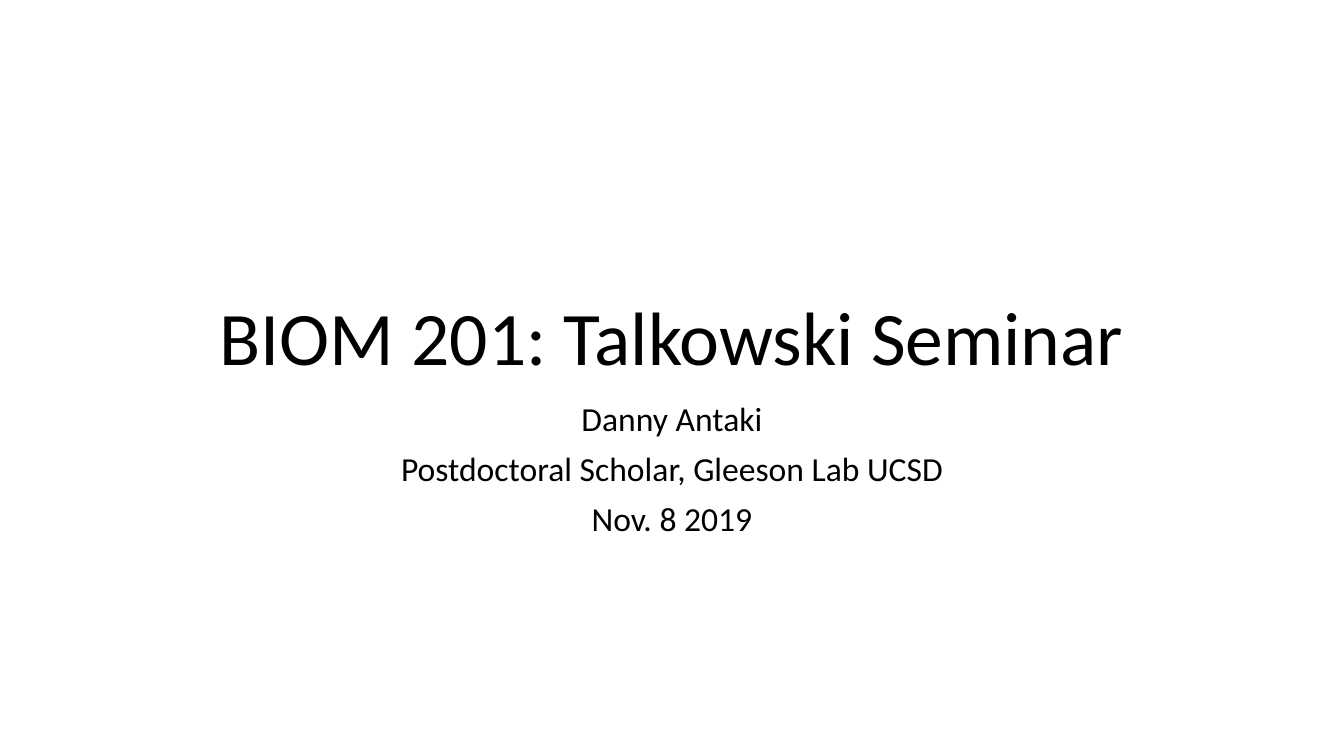
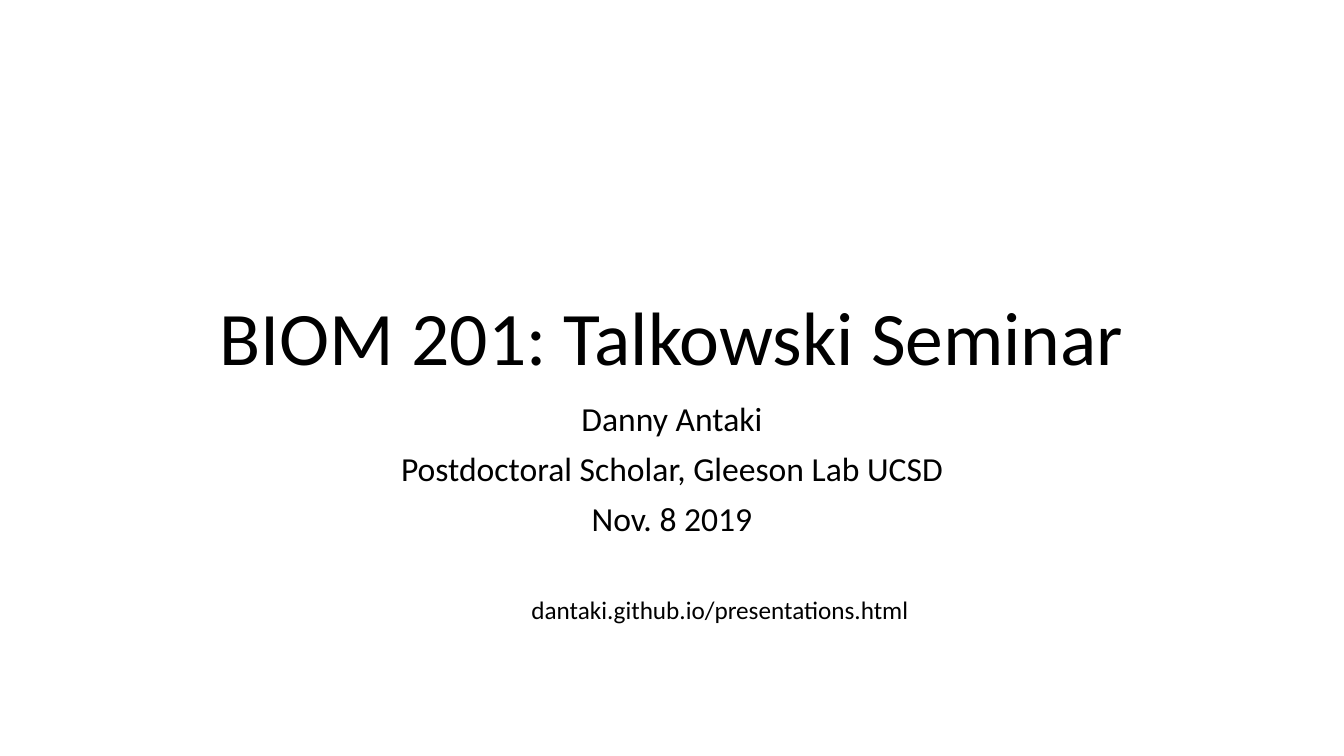
Before and after one commit to dantaki/presentations, a slide deck: slide 1 of BIOM201/antaki_biom201_20191108.pptx. Drawn at 1344x756 pixels with LibreOffice and Linux fonts; fonts in the diff are those of the drawing. Boxes give left, top, right and bottom in pixels: in the first picture for what was removed or moved away, otherwise in the second. Text is boxed around its words. In the diff, an @@ line names an element or a change of style, - is before the commit and + after.

```diff
--- a/BIOM201/antaki_biom201_20191108.pptx
+++ b/BIOM201/antaki_biom201_20191108.pptx
@@ text added at (531,601,908,624), 18 pt, text #000000 @@
+dantaki.github.io/presentations.html
```
Also in this commit, not shown: 1 slide added, 1 slide removed.
